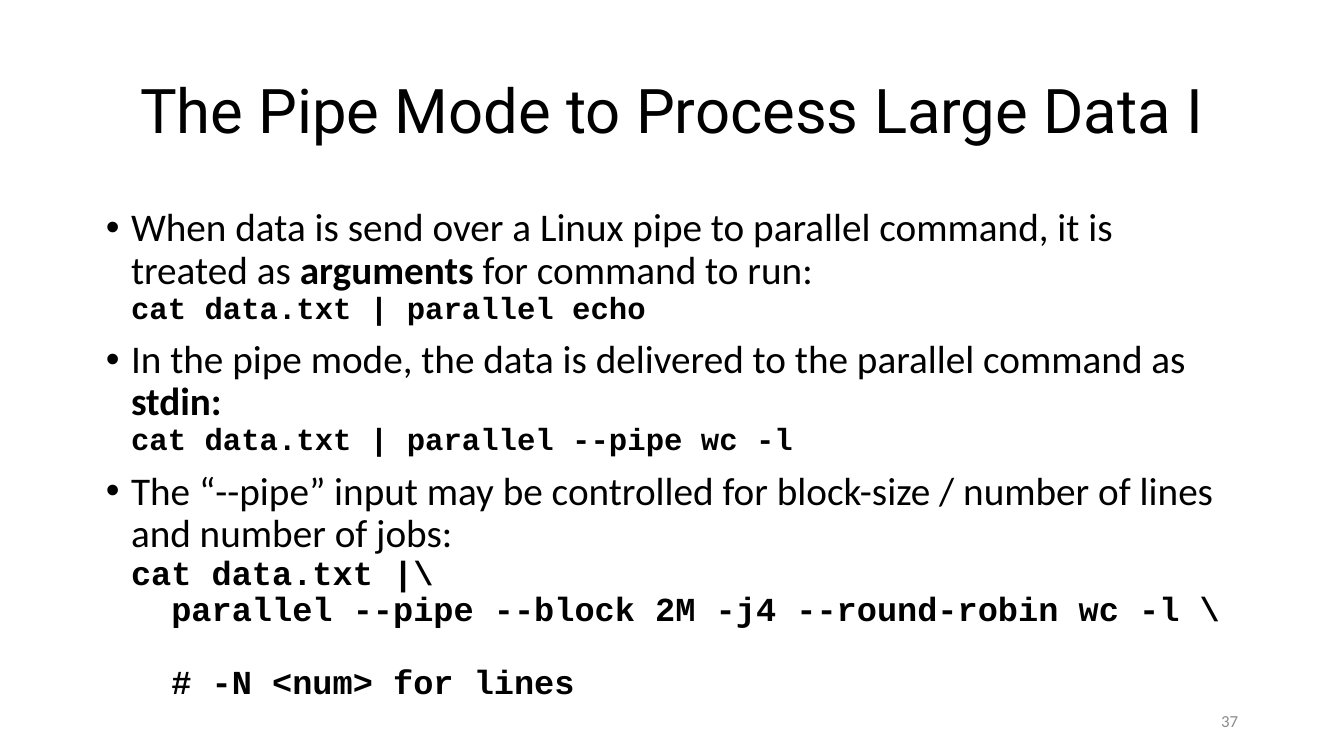
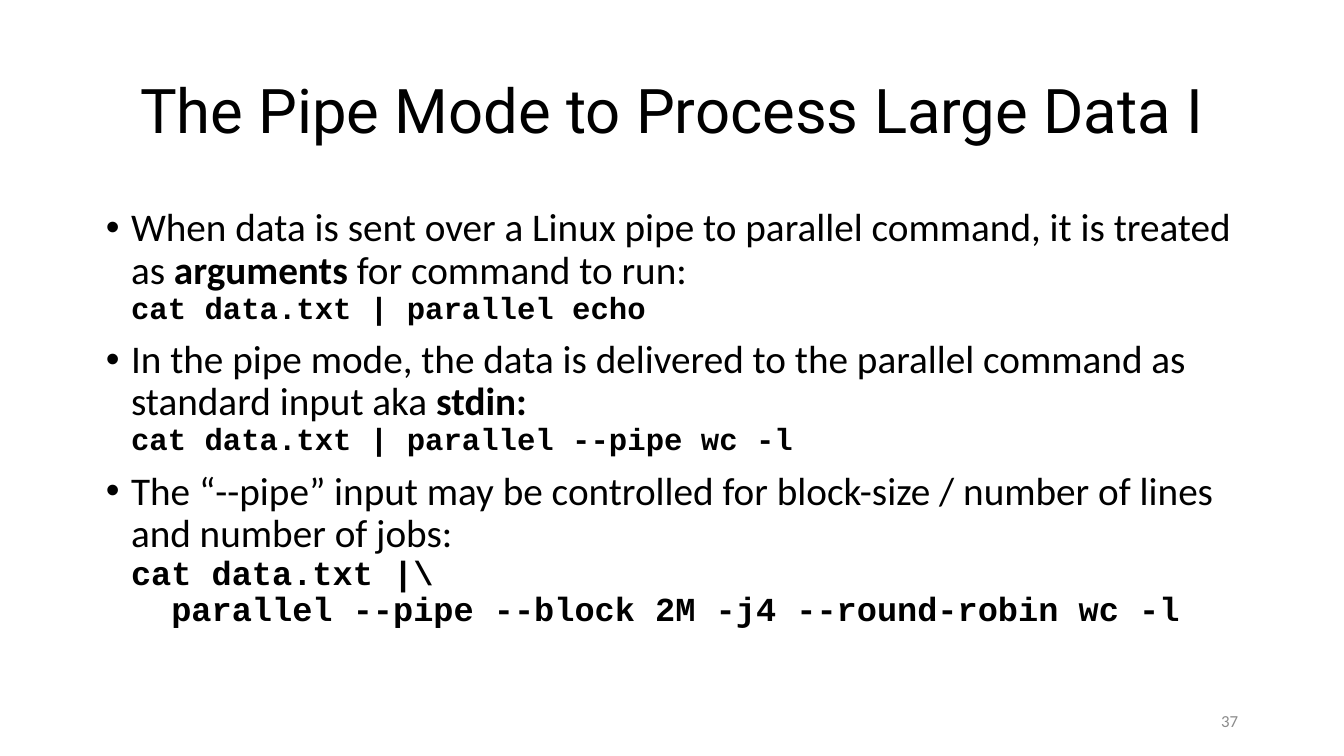
Before and after one commit to ketancmaheshwari/escience23tut, a slide deck: slide 37 of gnu-parallel-tutorial.pptx. Drawn at 1344x756 pixels with LibreOffice and Linux fonts; fonts in the diff are those of the drawing. Boxes give left, top, right and bottom in pixels: in the first picture for what was removed or moved away, otherwise in the second. Text is boxed around its words. In the diff, an @@ line names an element or a change of style, - is before the commit and + after.

```diff
--- a/gnu-parallel-tutorial.pptx
+++ b/gnu-parallel-tutorial.pptx
@@ text at (x1=131, y1=213, x2=1231, y2=628): text changed @@
-• When data is send over a Linux pipe to parallel command, it is treated as arguments for command to run:
-  cat data.txt | parallel echo
-• In the pipe mode, the data is delivered to the parallel command as stdin:
-  cat data.txt | parallel --pipe wc -l
-• The “--pipe” input may be controlled for block-size / number of lines and number of jobs:
-  cat data.txt |\
-  parallel --pipe --block 2M -j4 --round-robin wc -l \
-  # -N <num> for lines
+• When data is sent over a Linux pipe to parallel command, it is treated as arguments for command to run:
+  cat data.txt | parallel echo
+• In the pipe mode, the data is delivered to the parallel command as standard input aka stdin:
+  cat data.txt | parallel --pipe wc -l
+• The “--pipe” input may be controlled for block-size / number of lines and number of jobs:
+  cat data.txt |\
+  parallel --pipe --block 2M -j4 --round-robin wc -l
```
Also in this commit, not shown: 27 other slides changed, 1 other file.
